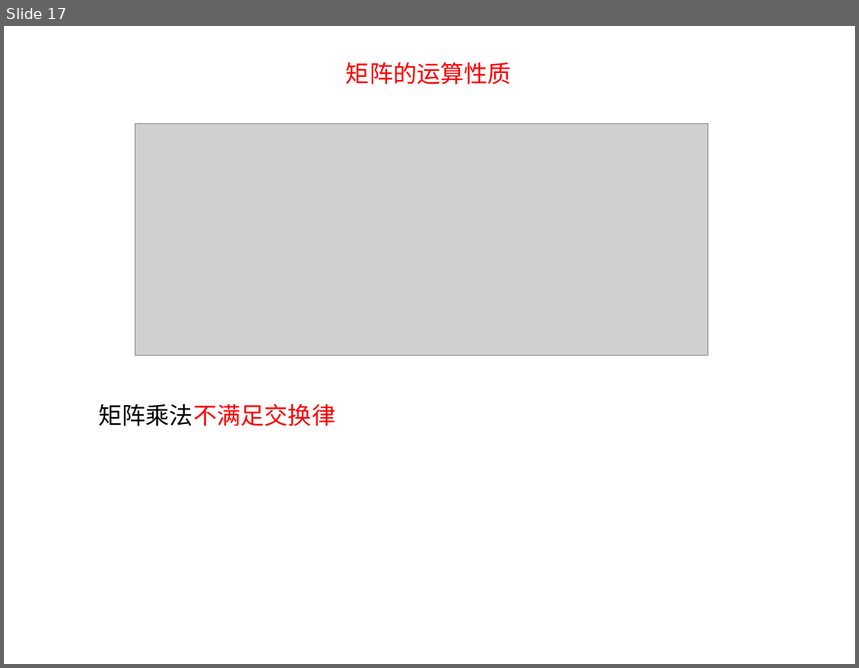
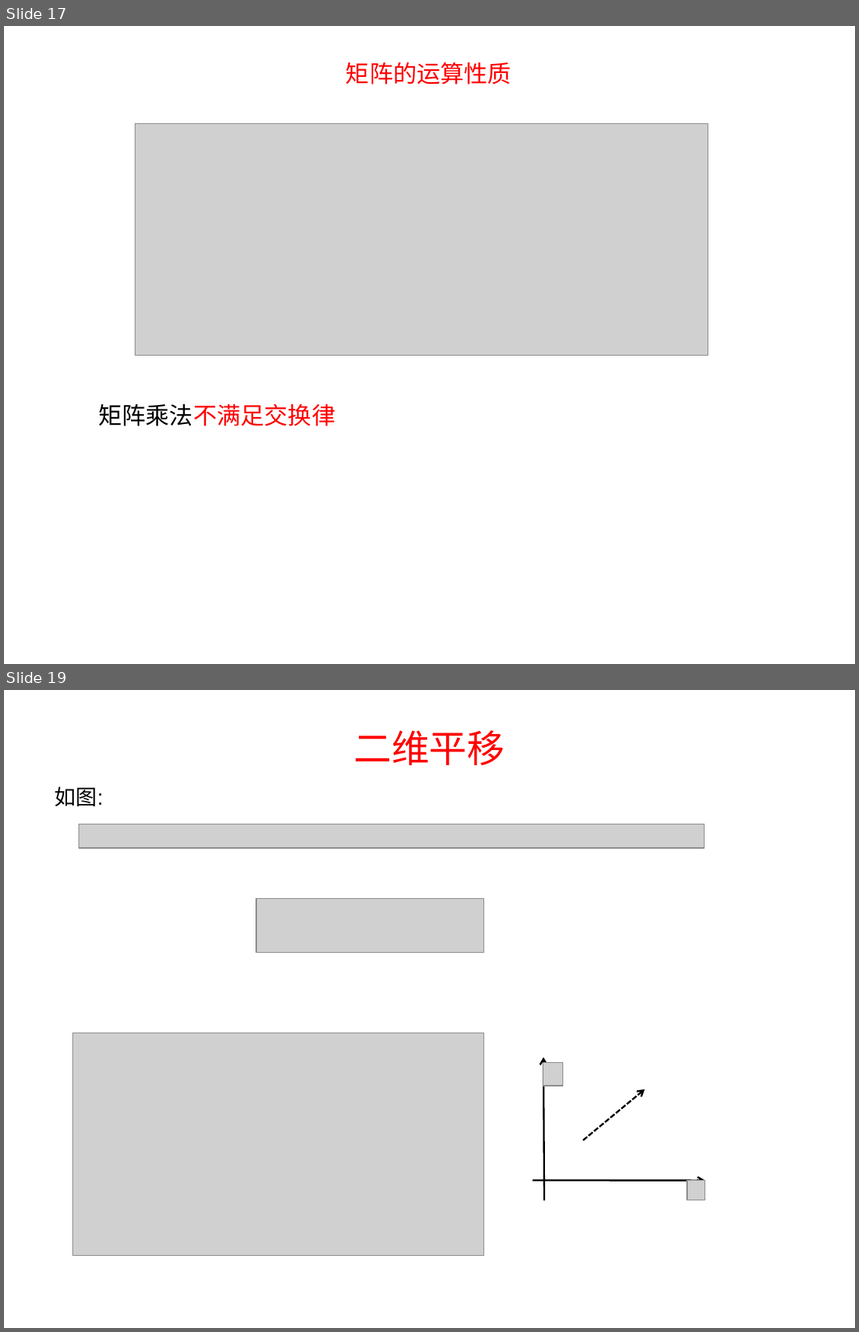
Before and after one commit to lhswei/3Dtransform, a slide deck: 3D数学基础transform.ppt. Shown one above the other, each under a label of ours: slide 17 before the commit, slides 17 and 19 after it; the slides between them are not shown. The pictures are 859x668 and 859x1332 pixels, drawn with LibreOffice and Linux fonts; fonts in the diff are those of the drawing; grey boxes stand for pictures; background and template pictures are left out. Boxes give left, top, right and bottom in pixels: in the first picture for what was removed or moved away, otherwise in the second. Text is boxed around its words. In the diff, an @@ line names an element or a change of style, - is before the commit and + after.

```diff
--- a/3D数学基础transform.ppt
+++ b/3D数学基础transform.ppt
@@ slide 19 added at box(4, 690, 855, 1328), background #FFFFFF @@
@@ title added at box(354, 730, 505, 765), 32 pt, text #FF0000 @@
+二维平移
@@ text added at box(55, 787, 104, 807), 18 pt, text #000000 @@
+如图:
@@ group added at box(73, 825, 705, 1256): 5 pictures, 3 arrows @@
```
Also in this commit, not shown: 4 other slides added, 1 slide removed.
